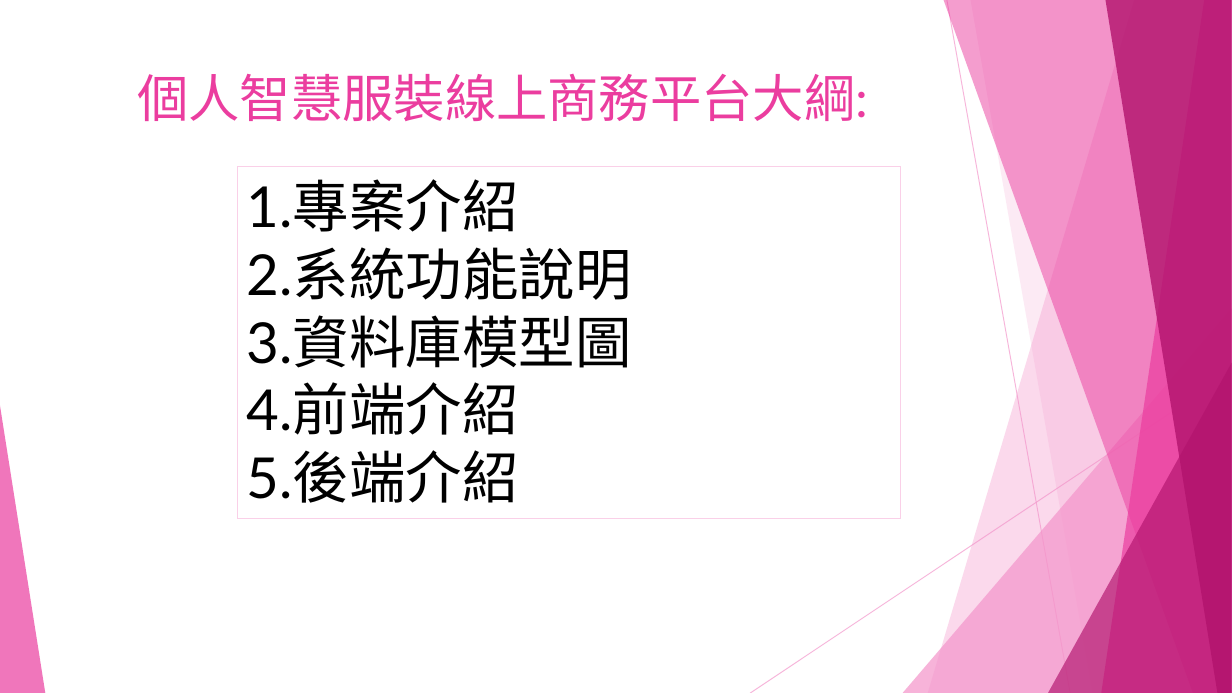
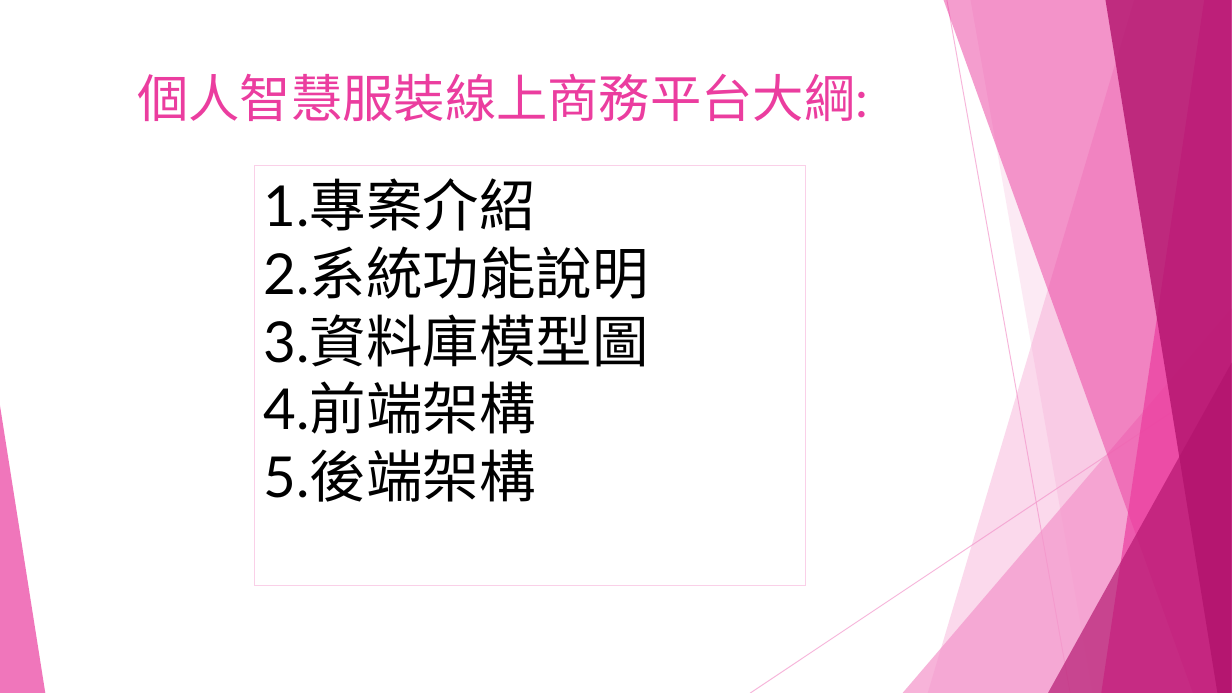
Before and after one commit to shoppingpd/powerpoint, a slide deck: slide 2 of ShoppingBuy專案1.pptx. Drawn at 1232x693 pixels with LibreOffice and Linux fonts; fonts in the diff are those of the drawing. Boxes give left, top, right and bottom in pixels: in the first picture for what was removed or moved away, otherwise in the second. Text is boxed around its words. In the diff, an @@ line names an element or a change of style, - is before the commit and + after.

```diff
--- a/ShoppingBuy專案1.pptx
+++ b/ShoppingBuy專案1.pptx
@@ rectangle "1.專案介紹": place and size @@
-rectangle "1.專案介紹" at [238, 166, 900, 518]
+rectangle "1.專案介紹" at [255, 165, 807, 585]
@@ text in rectangle at [264, 381, 536, 502]: text changed @@
-4.前端介紹
-5.後端介紹
+4.前端架構
+5.後端架構
```
Also in this commit, not shown: 12 other slides changed, 3 slides added.
